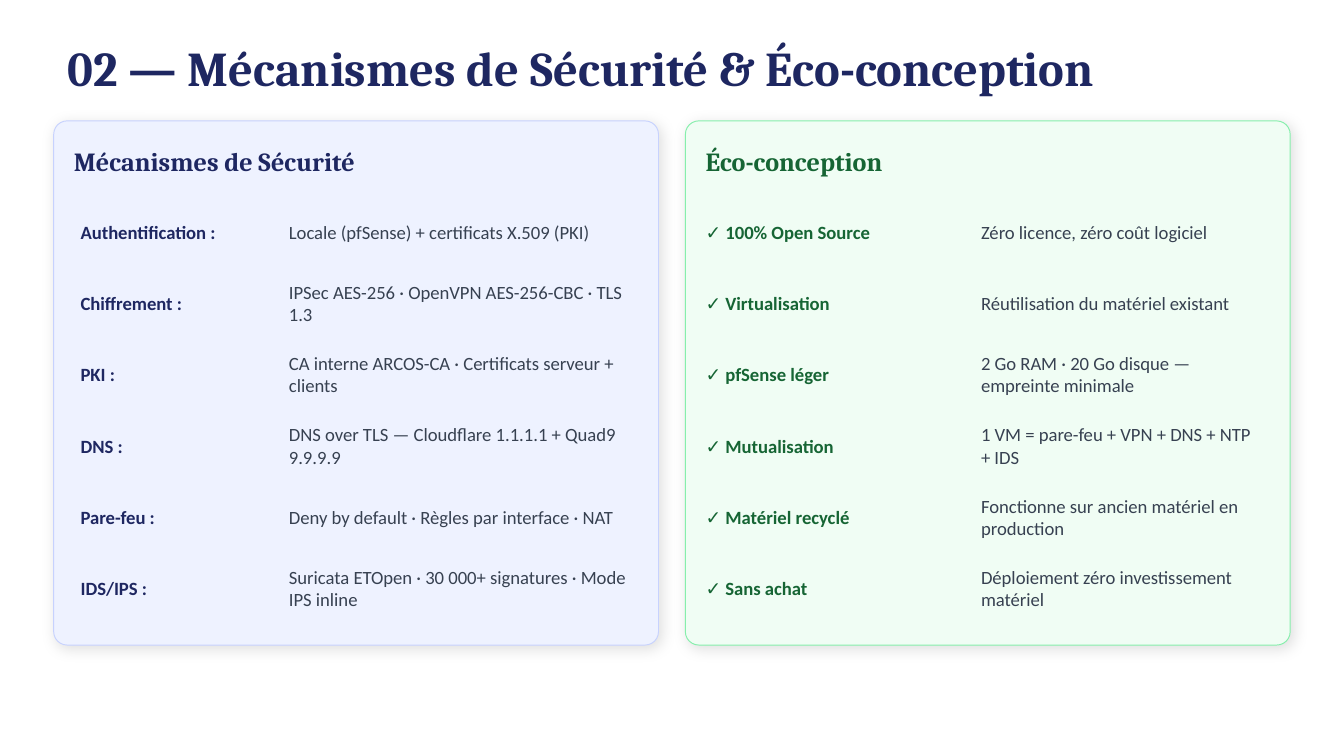
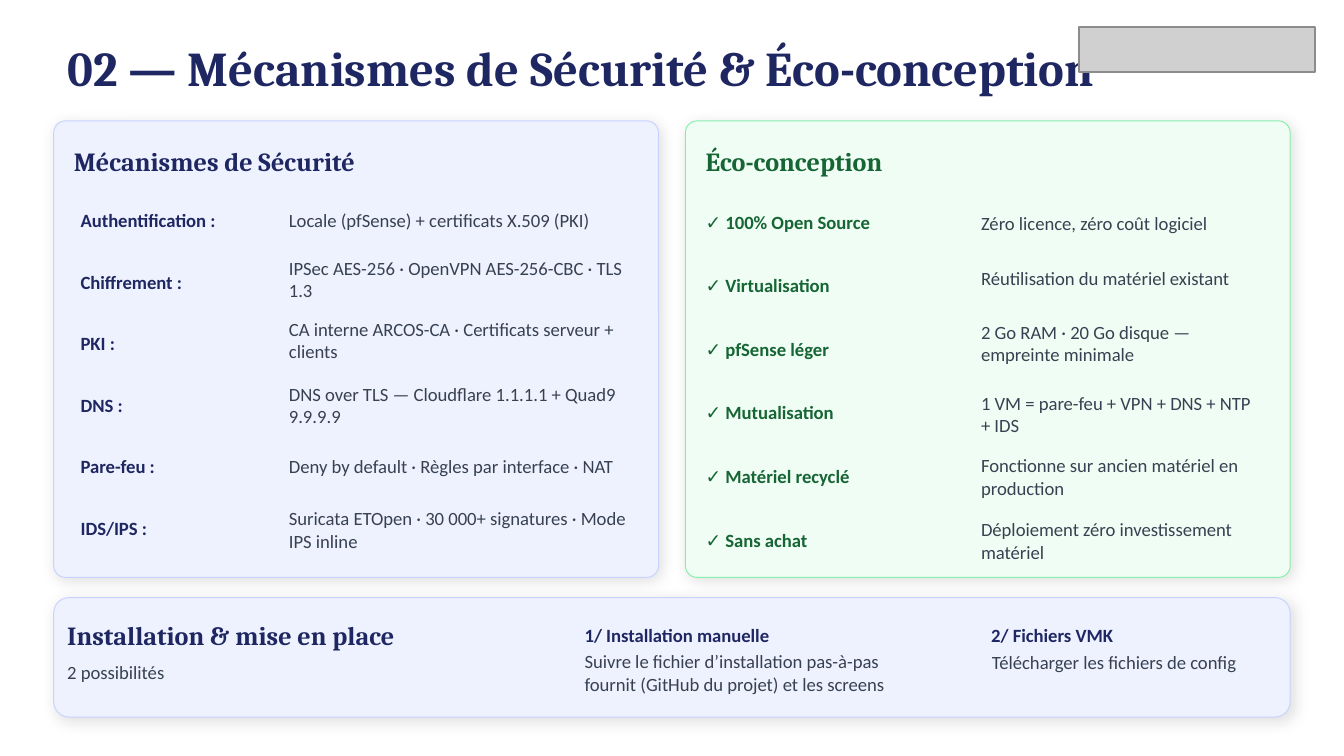
Before and after one commit to Adri1-rvt/ARCOS, a slide deck: slide 6 of ARCOS_Presentation.pptx. Drawn at 1344x756 pixels with LibreOffice and Linux fonts; fonts in the diff are those of the drawing; grey boxes stand for pictures. Boxes give left, top, right and bottom in pixels: in the first picture for what was removed or moved away, otherwise in the second. Text is boxed around its words. In the diff, an @@ line names an element or a change of style, - is before the commit and + after.

```diff
--- a/ARCOS_Presentation.pptx
+++ b/ARCOS_Presentation.pptx
@@ picture added at (x1=1079, y1=27, x2=1316, y2=73) @@
@@ rounded rectangle resized from (x1=54, y1=121, x2=659, y2=645) to (x1=54, y1=121, x2=659, y2=578) @@
@@ rounded rectangle resized from (x1=685, y1=121, x2=1290, y2=645) to (x1=685, y1=121, x2=1290, y2=578) @@
@@ 4 texts moved together from (x1=81, y1=225, x2=1207, y2=242) to (x1=81, y1=213, x2=1207, y2=233) @@
@@ text "Chiffrement :" moved from (x1=81, y1=297, x2=173, y2=310) to (x1=81, y1=276, x2=173, y2=289) @@
@@ text "✓ Virtualisation" moved from (x1=725, y1=297, x2=829, y2=310) to (x1=725, y1=279, x2=829, y2=292) @@
@@ text "CA interne ARCOS-CA · Certificats ..." moved from (x1=289, y1=357, x2=600, y2=392) to (x1=289, y1=323, x2=600, y2=358) @@
@@ 3 texts moved together from (x1=289, y1=286, x2=1229, y2=384) to (x1=289, y1=262, x2=1229, y2=359) @@
@@ text "✓ Mutualisation" moved from (x1=725, y1=440, x2=833, y2=453) to (x1=725, y1=406, x2=833, y2=419) @@
@@ 3 texts moved together from (x1=81, y1=357, x2=1251, y2=464) to (x1=81, y1=326, x2=1251, y2=432) @@
@@ 3 texts moved together from (x1=81, y1=511, x2=807, y2=595) to (x1=81, y1=460, x2=807, y2=547) @@
@@ 4 texts moved together from (x1=81, y1=428, x2=1238, y2=538) to (x1=81, y1=388, x2=1238, y2=498) @@
@@ text "IDS/IPS :" moved from (x1=81, y1=582, x2=138, y2=596) to (x1=81, y1=522, x2=138, y2=536) @@
@@ text "Suricata ETOpen · 30 000+ ..." moved from (x1=289, y1=571, x2=626, y2=606) to (x1=289, y1=512, x2=626, y2=548) @@
@@ text "Déploiement zéro investissement matériel" moved from (x1=981, y1=571, x2=1232, y2=606) to (x1=981, y1=523, x2=1232, y2=559) @@
@@ rounded rectangle added at (x1=54, y1=598, x2=1290, y2=718), fill #EEF2FF, outline #C7D2FE 0.5 pt @@
@@ text added at (x1=67, y1=627, x2=394, y2=651), 14 pt, text #1E2761, bold @@
+Installation & mise en place
@@ text added at (x1=585, y1=629, x2=769, y2=643), 10 pt, text #1E2761, bold @@
+1/ Installation manuelle
@@ text added at (x1=991, y1=629, x2=1113, y2=643), 10 pt, text #1E2761, bold @@
+2/ Fichiers VMK
@@ text added at (x1=585, y1=655, x2=884, y2=694), 10 pt, text #374151 @@
+Suivre le fichier d’installation pas-à-pas fournit (GitHub du projet) et les screens
@@ text added at (x1=992, y1=656, x2=1236, y2=672), 10 pt, text #374151 @@
+Télécharger les fichiers de config
@@ text added at (x1=67, y1=666, x2=165, y2=682), 10 pt, text #374151 @@
+2 possibilités
```
Also in this commit, not shown: 13 other slides changed, 8 other files.
